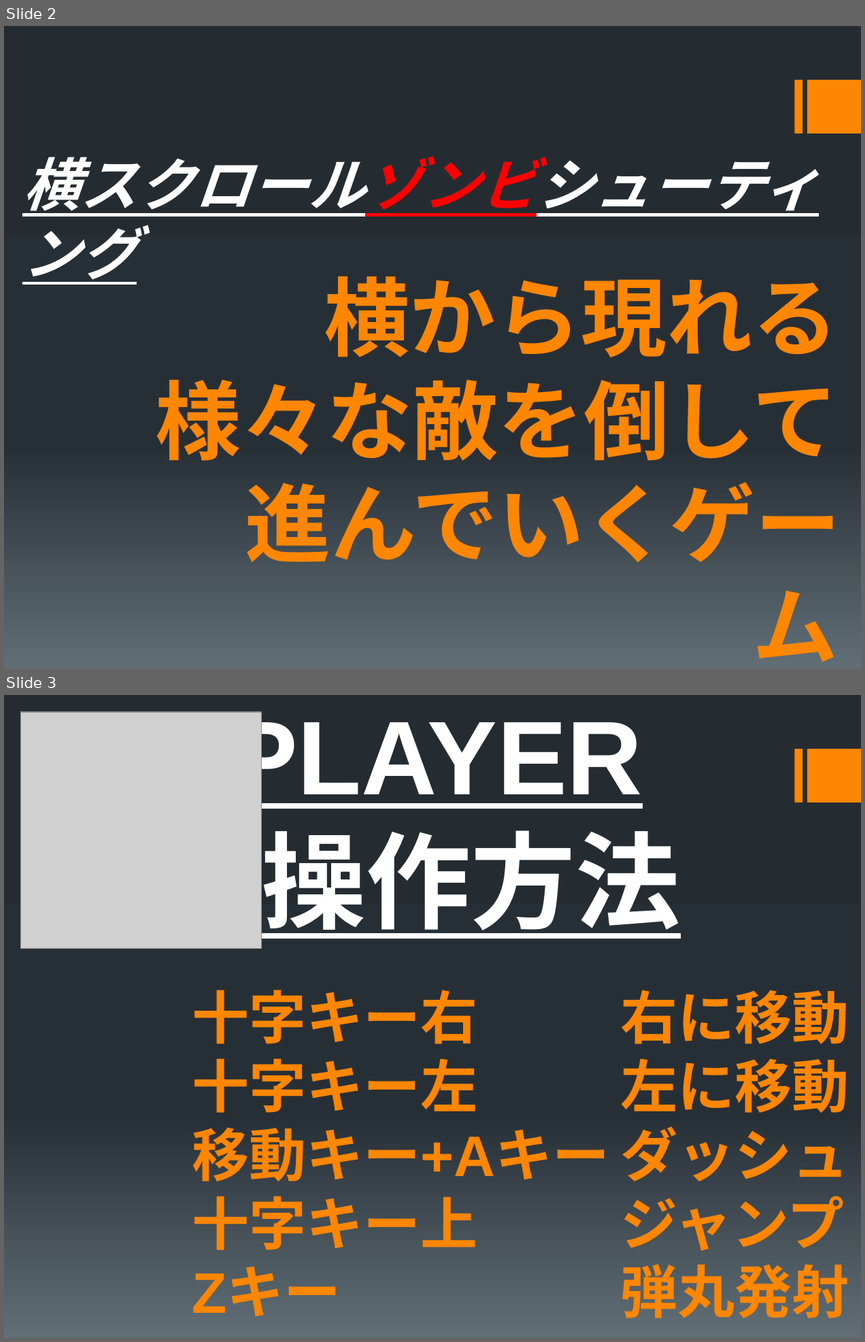
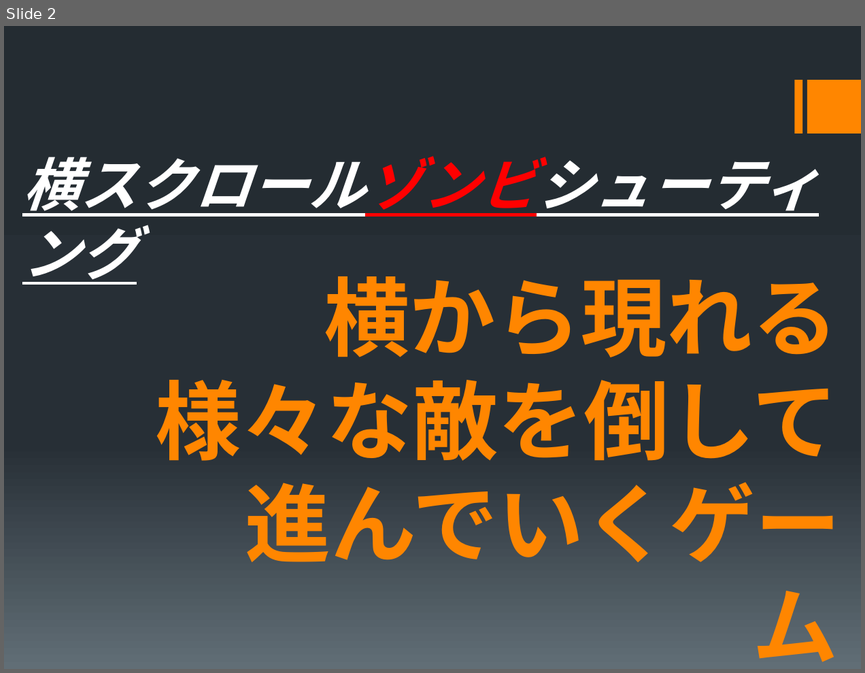
Before and after one commit to Shirayuki1850/-, a slide deck: 説明書.pptx. Shown one above the other, each under a label of ours: slides 2 and 3 before the commit, slide 2 after it. The pictures are 865x1342 and 865x673 pixels, drawn with LibreOffice and Linux fonts; fonts in the diff are those of the drawing; grey boxes stand for pictures. Boxes give left, top, right and bottom in pixels: in the first picture for what was removed or moved away, otherwise in the second. Text is boxed around its words. In the diff, an @@ line names an element or a change of style, - is before the commit and + after.

```diff
--- a/説明書.pptx
+++ b/説明書.pptx
@@ slide 3 removed at [4, 695, 861, 1338], background gradient #242C33 to #273037 to #636D76; not listed: 2 template elements that a slide beside it also shows @@
@@ picture removed at [21, 712, 262, 949] @@
@@ text removed at [228, 711, 681, 938] @@
-PLAYER
-操作方法
@@ title removed at [192, 989, 849, 1318] @@
-十字キー右 右に移動
-十字キー左 左に移動
-移動キー+Aキー ダッシュ
-十字キー上 ジャンプ
-Zキー 弾丸発射
```
Also in this commit, not shown: 3 slides changed, 2 other slides removed, 43 other files.
